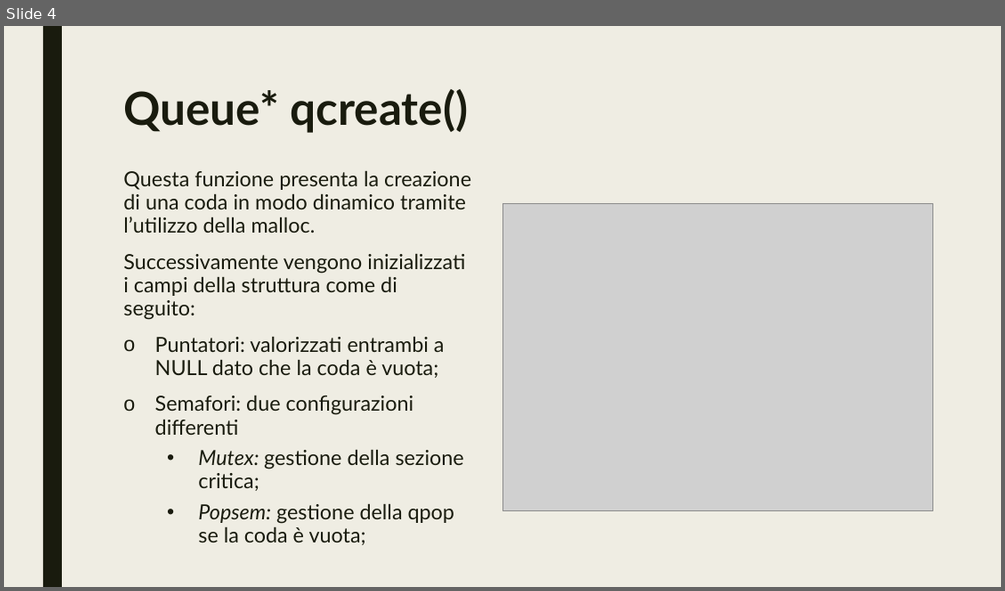
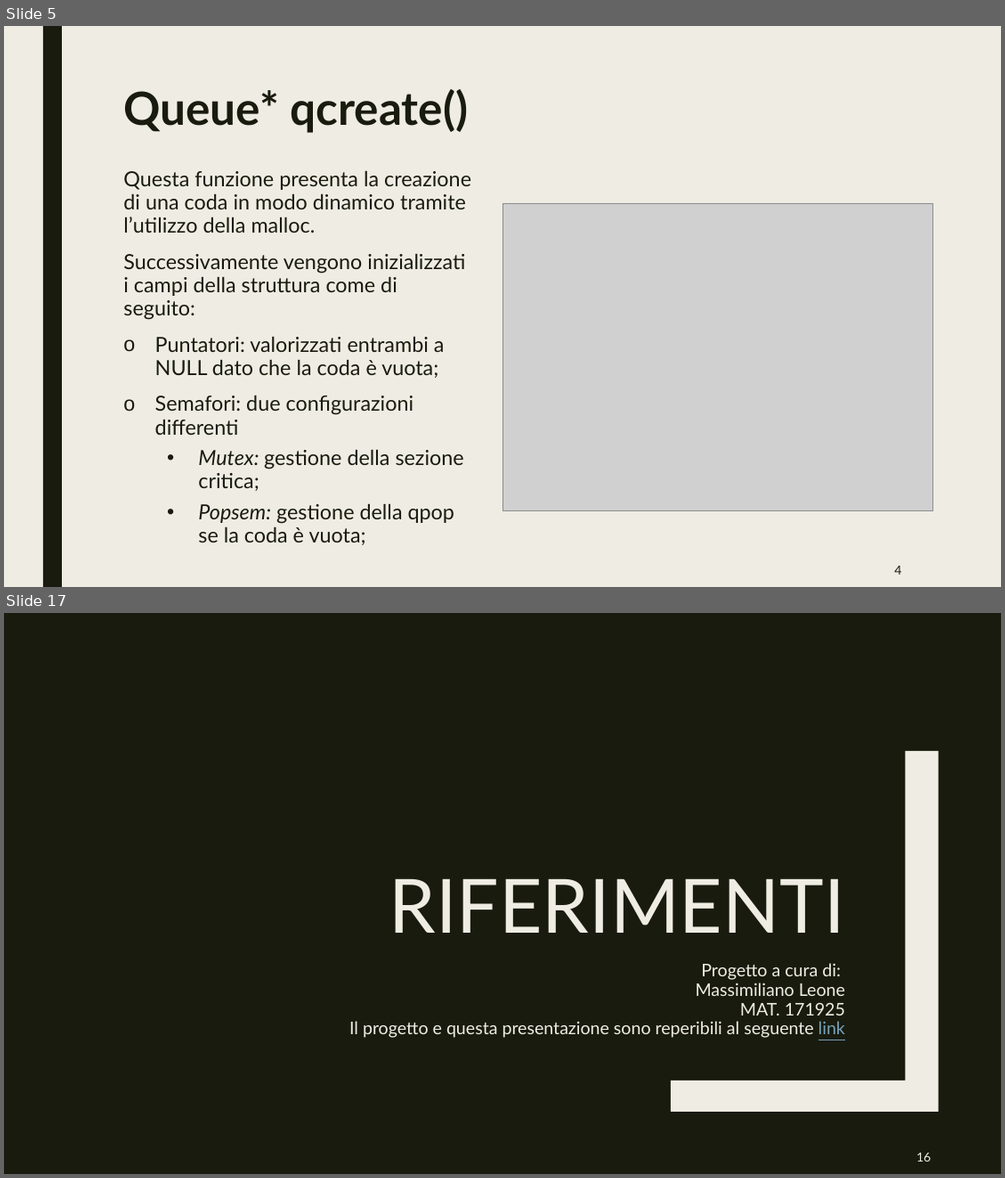
Before and after one commit to mleone21/RTES-Project, a slide deck: Presentazione progetto rtes.pptx. Shown one above the other, each under a label of ours: slide 4 before the commit, slides 5 and 17 after it; the slides between them are not shown. The pictures are 1005x591 and 1005x1178 pixels, drawn with LibreOffice and Linux fonts; fonts in the diff are those of the drawing; grey boxes stand for pictures. Boxes give left, top, right and bottom in pixels: in the first picture for what was removed or moved away, otherwise in the second. Text is boxed around its words. In the diff, an @@ line names an element or a change of style, - is before the commit and + after.

```diff
--- a/Presentazione progetto rtes.pptx
+++ b/Presentazione progetto rtes.pptx
@@ slide 17 added at bbox=[4, 613, 1001, 1174], background #191B0E @@
@@ freeform shape added at bbox=[671, 751, 938, 1111], fill #EFEDE3 @@
@@ title added at bbox=[389, 879, 845, 933], 72 pt, text #EFEDE3 @@
+RIFERIMENTI
@@ text added at bbox=[349, 963, 845, 1038], 16.8 pt, text #EFEDE3 @@
+Progetto a cura di:
+Massimiliano Leone
+MAT. 171925
+Il progetto e questa presentazione sono reperibili al seguente link
@@ page number added at bbox=[916, 1152, 930, 1161], 12 pt, text #EFEDE3 @@
+16
@@ what was slide 4 is now slide 5 @@
@@ slide 5 changed as well @@
@@ page number added at bbox=[894, 565, 901, 574], 12 pt, text #191B0E @@
+4
```
Also in this commit, not shown: 3 other slides changed, 12 other slides added, 9 slides removed.
